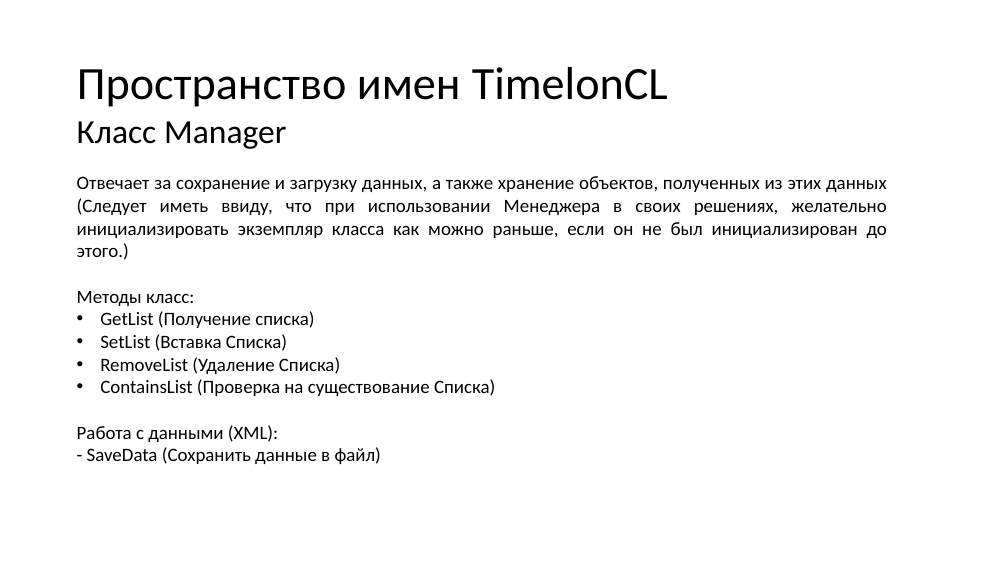
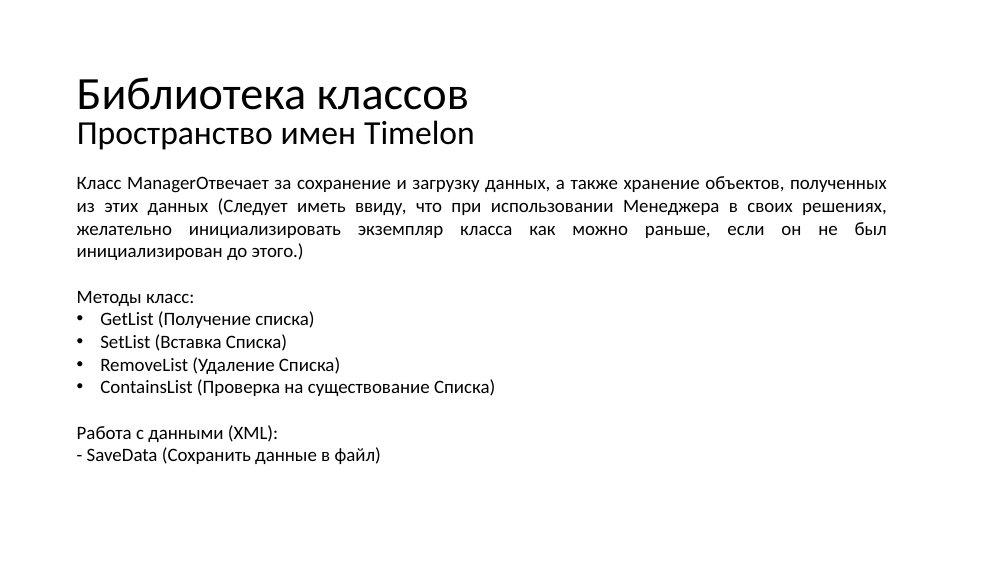
Before and after one commit to N0tilT/Timelon, a slide deck: slide 15 of docs/Timelon.pptx (slide 16 before the commit). Drawn at 1008x567 pixels with LibreOffice and Linux fonts; fonts in the diff are those of the drawing. Boxes give left, top, right and bottom in pixels: in the first picture for what was removed or moved away, otherwise in the second. Text is boxed around its words. In the diff, an @@ line names an element or a change of style, - is before the commit and + after.

```diff
--- a/docs/Timelon.pptx
+++ b/docs/Timelon.pptx
@@ text added at [77,77,469,110], 44 pt, text #000000 @@
+Библиотека классов
@@ title at [77,120,475,150]: text changed; size 44 to 32 pt @@
-Пространство имен TimelonCL
+Пространство имен Timelon
@@ text removed at [77,121,287,149] @@
-Класс Manager
@@ text at [77,176,887,260]: text changed @@
-Отвечает за сохранение и загрузку данных, а также хранение объектов, полученных из этих данных (Следует иметь ввиду, что при использовании Менеджера в своих решениях, желательно инициализировать экземпляр класса как можно раньше, если он не был инициализирован до этого.)
+Класс ManagerОтвечает за сохранение и загрузку данных, а также хранение объектов, полученных из этих данных (Следует иметь ввиду, что при использовании Менеджера в своих решениях, желательно инициализировать экземпляр класса как можно раньше, если он не был инициализирован до этого.)
```
Also in this commit, not shown: 8 other slides changed, 2 slides removed, 1 other file.
